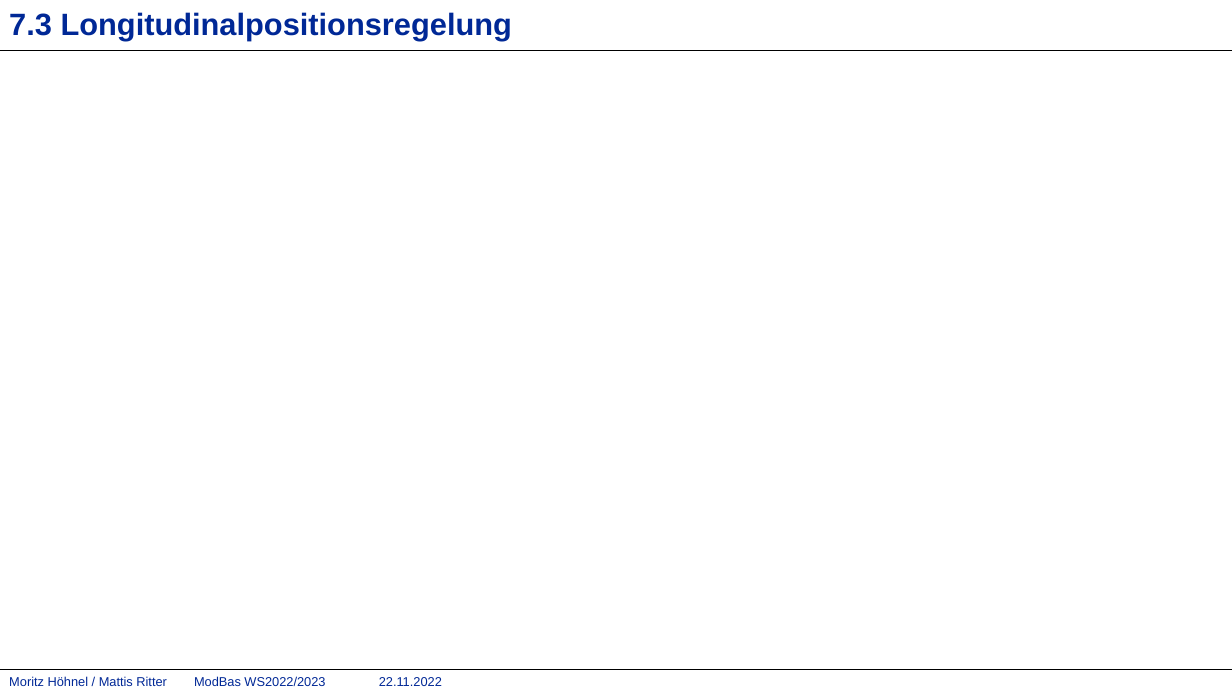
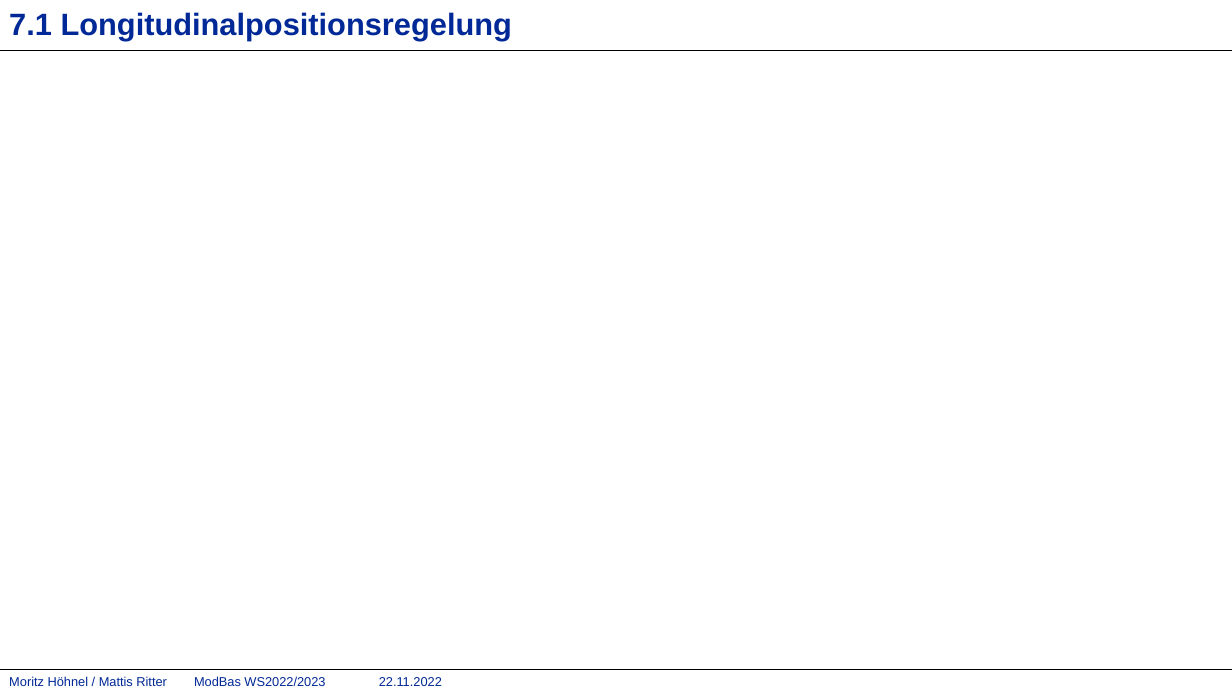
Before and after one commit to mattisritter/VerteilteSysteme, a slide deck: slide 11 of Modbas/Doku/ModBas.pptx (slide 7 before the commit). Drawn at 1232x693 pixels with LibreOffice and Linux fonts; fonts in the diff are those of the drawing; grey boxes stand for pictures; background and template pictures are left out. Boxes give left, top, right and bottom in pixels: in the first picture for what was removed or moved away, otherwise in the second. Text is boxed around its words. In the diff, an @@ line names an element or a change of style, - is before the commit and + after.

```diff
--- a/Modbas/Doku/ModBas.pptx
+++ b/Modbas/Doku/ModBas.pptx
@@ title at (9,12,512,40): text changed @@
-7.3 Longitudinalpositionsregelung
+7.1 Longitudinalpositionsregelung
```
Also in this commit, not shown: 2 other slides changed, 7 slides added.
